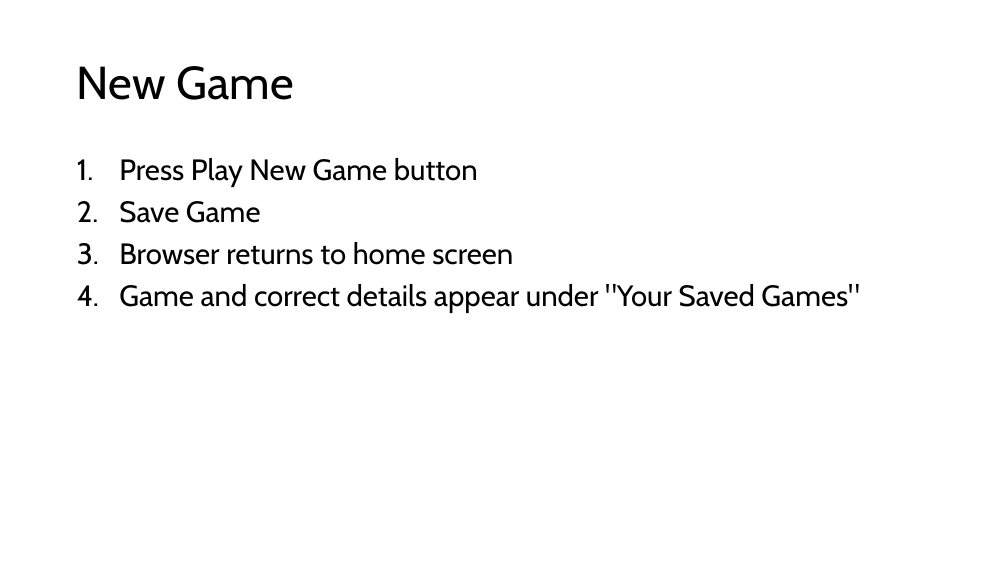
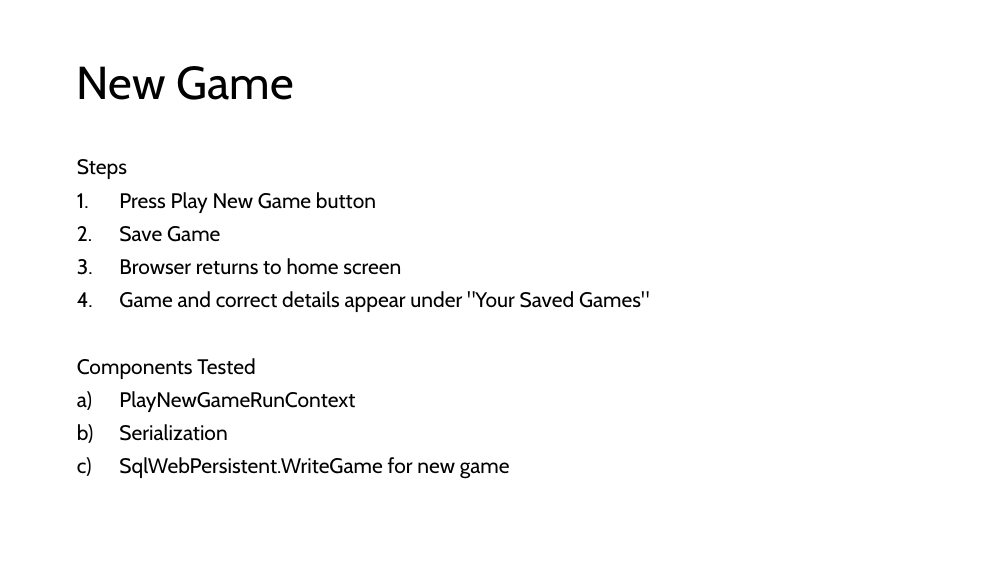
Before and after one commit to marcjohnston/AngbandOS, a slide deck: slide 3 of Documents/Web Front-End Test Cases.pptx. Drawn at 1008x567 pixels with LibreOffice and Linux fonts; fonts in the diff are those of the drawing. Boxes give left, top, right and bottom in pixels: in the first picture for what was removed or moved away, otherwise in the second. Text is boxed around its words. In the diff, an @@ line names an element or a change of style, - is before the commit and + after.

Commit message:
Move cached attributes into the Game object. Updates for the Web.

```diff
--- a/Documents/Web Front-End Test Cases.pptx
+++ b/Documents/Web Front-End Test Cases.pptx
@@ text at box(77, 159, 127, 179): paragraph added @@
+Steps
@@ text at box(119, 192, 650, 312): size 28 to 20 pt in "Press Play New Game button", "Save Game", "Browser returns to home screen", "Game and correct details appear under "Your ..." @@
@@ text at box(77, 358, 510, 479): paragraphs added @@
+Components Tested
+a) PlayNewGameRunContext
+b) Serialization
+c) SqlWebPersistent.WriteGame for new game
```
Also in this commit, not shown: 2 other slides changed, 4 slides added, 28 other files.
